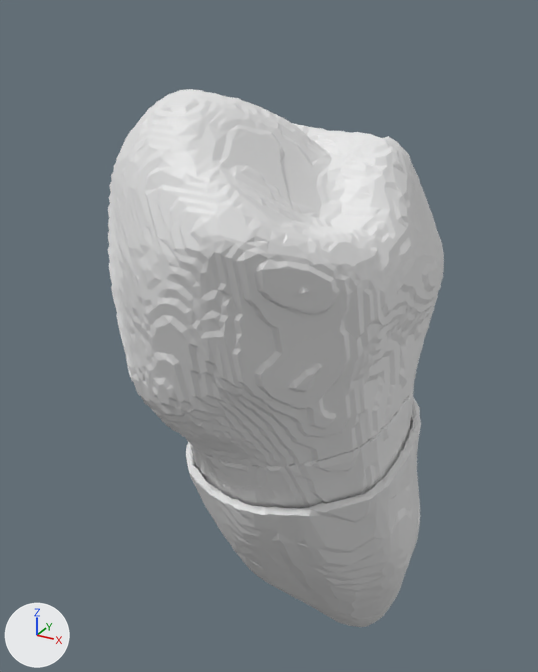
Renders of the glTF model public/models/teeth/tooth-44.glb from each side of a commit.
Camera for both pictures: a 50 mm lens placed at (-0.85, -2.72, 0.04), pointed at (-1.85, -0.89, -0.87). Every picture has the same lights, and +X, +Y and +Z are marked at lower left. The picture after the commit comes second. Where no turn or scale is listed for an object, it has been applied to the vertices.

The older version as bpy lines, for what is in view:
```python
me_cementum_44 = bpy.data.meshes.new('cementum-44')
me_cementum_44.from_pydata(...)  # 3500 vertices, 7000 faces; spans x -0.308..0.308, y -0.555..0.555, z -0.731..0.731
me_enamel_44 = bpy.data.meshes.new('enamel-44')
me_enamel_44.from_pydata(...)  # 6002 vertices, 12000 faces; spans x -0.85..0.85, y -0.96..0.96, z -1.0..1.0
me_pdl_44 = bpy.data.meshes.new('pdl-44')
me_pdl_44.from_pydata(...)  # 2502 vertices, 5000 faces; spans x -0.334..0.334, y -0.554..0.554, z -0.676..0.676
ob_cementum_44 = bpy.data.objects.new('cementum-44', me_cementum_44)
ob_cementum_44.location = (-1.667, -0.834, -1.512)
ob_enamel_44 = bpy.data.objects.new('enamel-44', me_enamel_44)
ob_enamel_44.location = (-1.685, -1.192, -0.563)
ob_enamel_44.scale = (0.448, 0.448, 0.448)
ob_pdl_44 = bpy.data.objects.new('pdl-44', me_pdl_44)
ob_pdl_44.location = (-1.67, -0.804, -1.6)
```
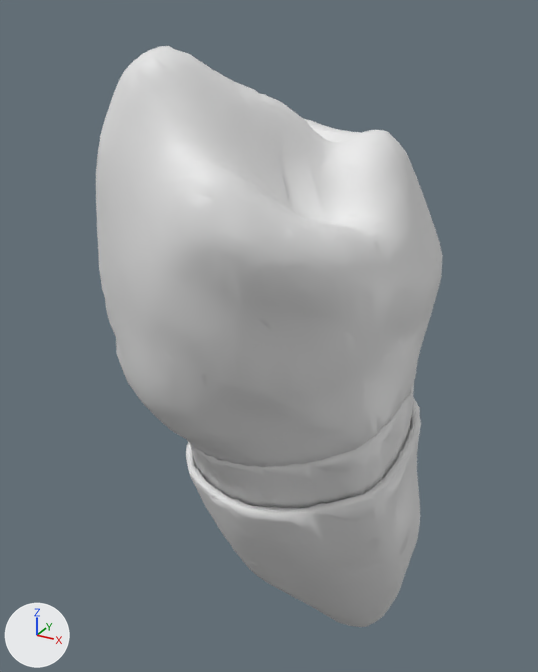
Where the newer file only moved an object's origin or applied its transform, the numbers keep the older frame.

What differs and where, as boxes (x1, y1, x2, y2) in the pictures (538 x 672 px):
'enamel-44', reshaped, moved, rescaled (11% taller)
    before: (108, 89, 444, 467)
    after: (96, 46, 443, 467)

The change, as a diff of the scene's bpy script:
```diff
--- a/public/models/teeth/tooth-44.glb.py
+++ b/public/models/teeth/tooth-44.glb.py
@@ me_enamel_44 @@
 # used by ob_enamel_44; location = (-1.685, -1.192, -0.563); scale = (0.448, 0.448, 0.448)
-me_enamel_44.from_pydata(...)  # 6002 vertices, 12000 faces; spans x -0.85..0.85, y -0.96..0.96, z -1.0..1.0
+me_enamel_44.from_pydata(...)  # 6002 vertices, 12000 faces; spans x -0.76..0.76, y -0.88..0.88, z -1.0..1.0
+# me_enamel_44 part 1: 6002 of 6002 vertices moved; they spanned x -0.85..0.85, y -0.96..0.96, z -1.0..1.0 and now span x -0.76..0.76, y -0.88..0.88, z -1.0..1.0; mean shift (0.0, 0.0, -0.09)
@@ ob_enamel_44 @@
 ob_enamel_44 = bpy.data.objects.new('enamel-44', me_enamel_44)
-ob_enamel_44.location = (-1.685, -1.192, -0.563)
-ob_enamel_44.scale = (0.448, 0.448, 0.448)
+ob_enamel_44.location = (-1.685, -1.197, -0.517)
+ob_enamel_44.scale = (0.494, 0.494, 0.494)
```
